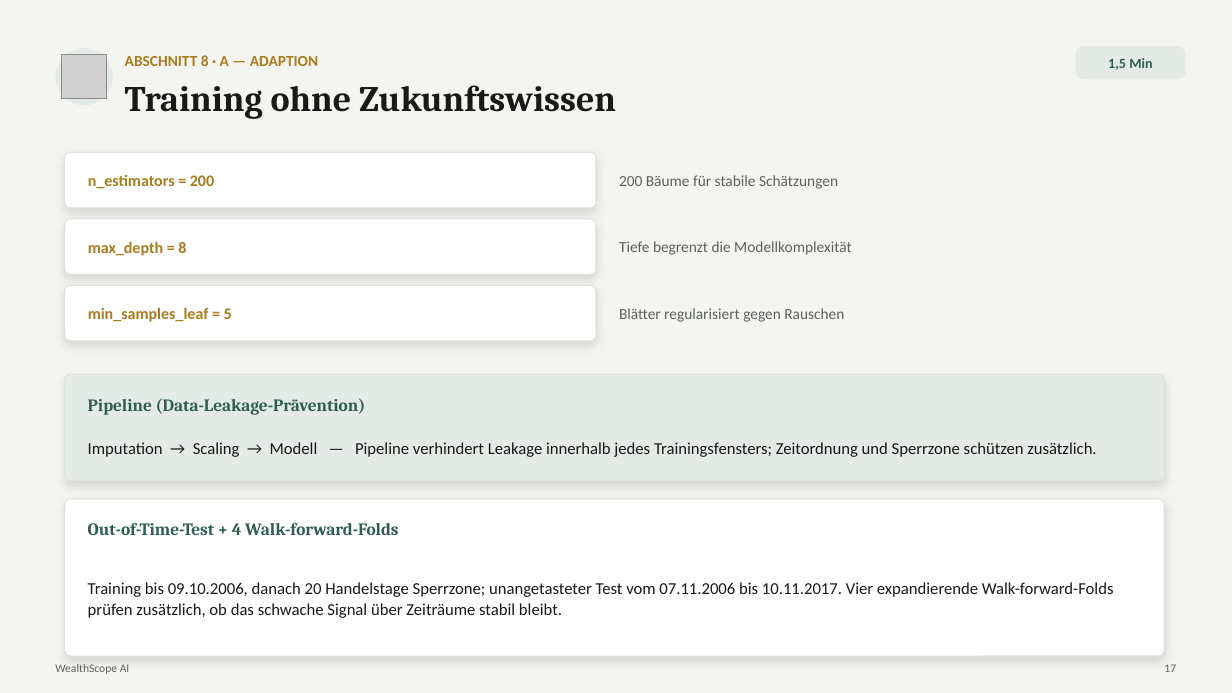
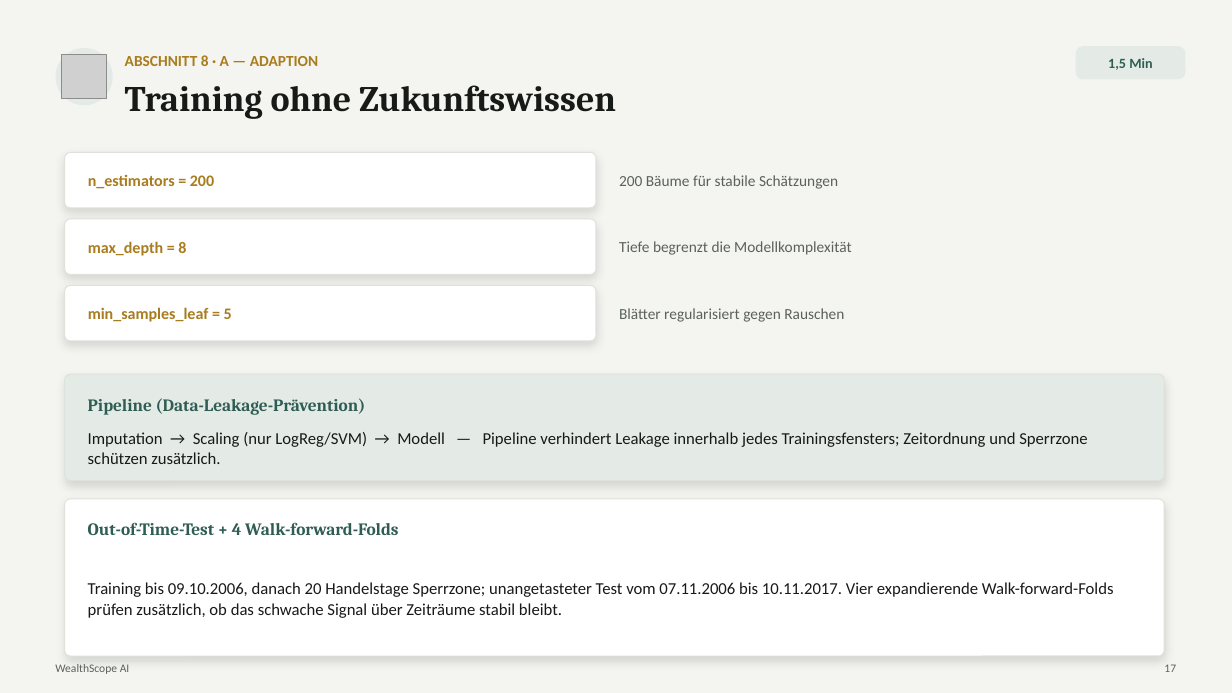
Before and after one commit to fedansoufiane-commits/forexscope-ai, a slide deck: slide 17 of Präsentation/Final/WealthScope_Praesentation_v1.0_FINAL.pptx. Drawn at 1232x693 pixels with LibreOffice and Linux fonts; fonts in the diff are those of the drawing; grey boxes stand for pictures. Boxes give left, top, right and bottom in pixels: in the first picture for what was removed or moved away, otherwise in the second. Text is boxed around its words. In the diff, an @@ line names an element or a change of style, - is before the commit and + after.

```diff
--- a/Präsentation/Final/WealthScope_Praesentation_v1.0_FINAL.pptx
+++ b/Präsentation/Final/WealthScope_Praesentation_v1.0_FINAL.pptx
@@ text at [88,432,1087,464]: text changed @@
-Imputation → Scaling → Modell — Pipeline verhindert Leakage innerhalb jedes Trainingsfensters; Zeitordnung und Sperrzone schützen zusätzlich.
+Imputation → Scaling (nur LogReg/SVM) → Modell — Pipeline verhindert Leakage innerhalb jedes Trainingsfensters; Zeitordnung und Sperrzone schützen zusätzlich.
```
Also in this commit, not shown: 1 other slide changed, 2 other files.
